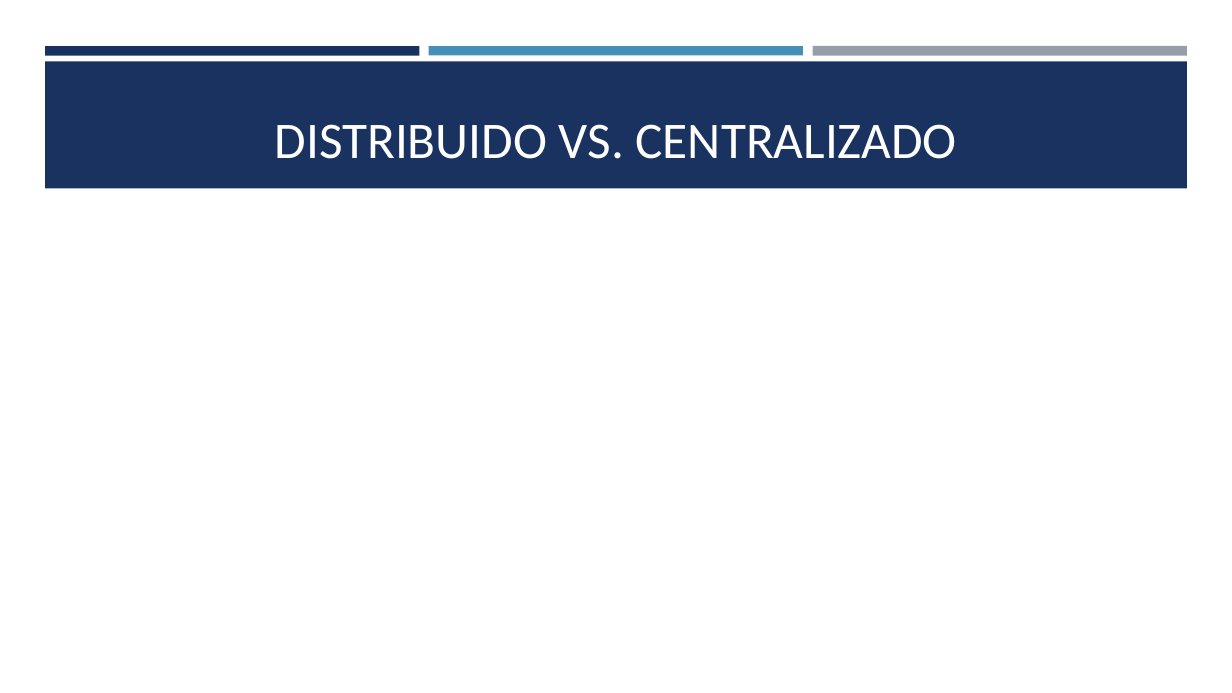
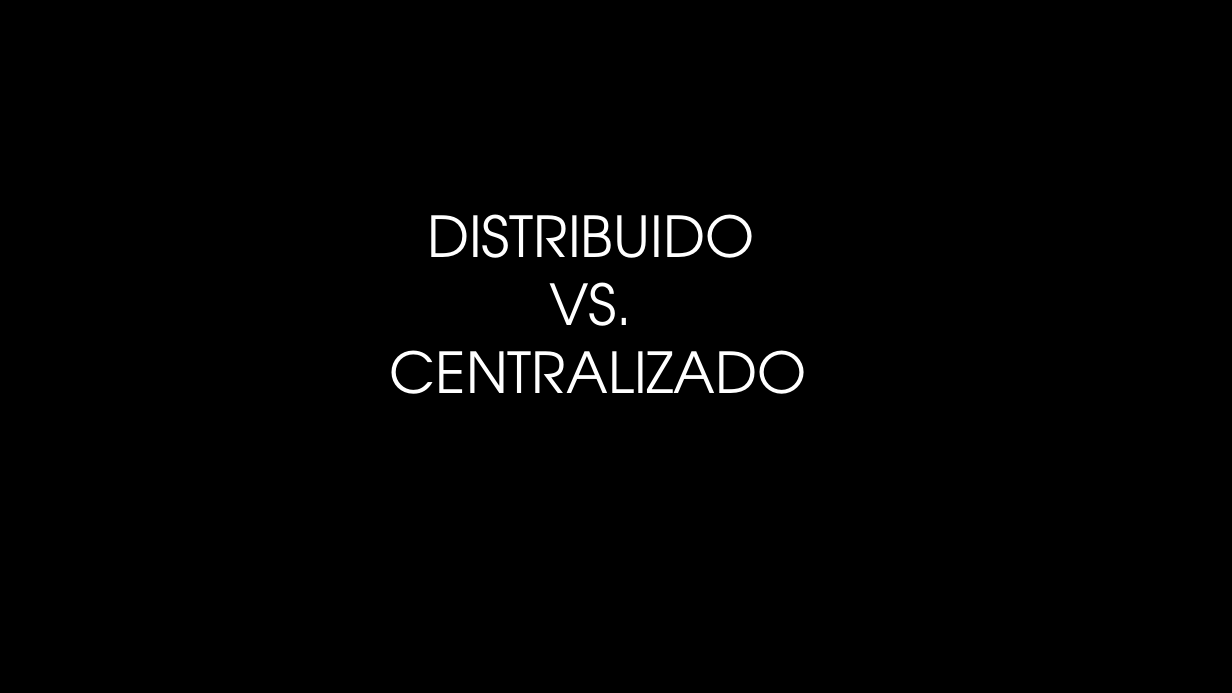
Before and after one commit to Leonelgtzl/Exposicion-FRONT-END, a slide deck: slide 7 of EXPO-FS1A-TEMA1-NF.pptx. Drawn at 1232x693 pixels with LibreOffice and Linux fonts; fonts in the diff are those of the drawing; background and template pictures are left out. Boxes give left, top, right and bottom in pixels: in the first picture for what was removed or moved away, otherwise in the second. Text is boxed around its words. In the diff, an @@ line names an element or a change of style, - is before the commit and + after.

```diff
--- a/EXPO-FS1A-TEMA1-NF.pptx
+++ b/EXPO-FS1A-TEMA1-NF.pptx
@@ background #FFFFFF to picture (left out) @@
@@ rectangle removed at [45,46,420,55] @@
@@ rectangle removed at [429,46,803,55] @@
@@ rectangle removed at [812,46,1187,56] @@
@@ rectangle removed at [45,61,1188,189] @@
@@ title "DISTRIBUIDO VS. CENTRALIZADO": place and size @@
-title "DISTRIBUIDO VS. CENTRALIZADO" at [275,124,957,159]
+title "DISTRIBUIDO VS. CENTRALIZADO" at [390,214,807,394]
@@ title "DISTRIBUIDO VS. CENTRALIZADO" at [390,214,807,394]: size 40 to 44 pt, font Calibri to TeX Gyre Adventor; vertical alignment bottom to middle @@
```
Also in this commit, not shown: 7 other slides changed, 4 slides added, 2 slides removed.
